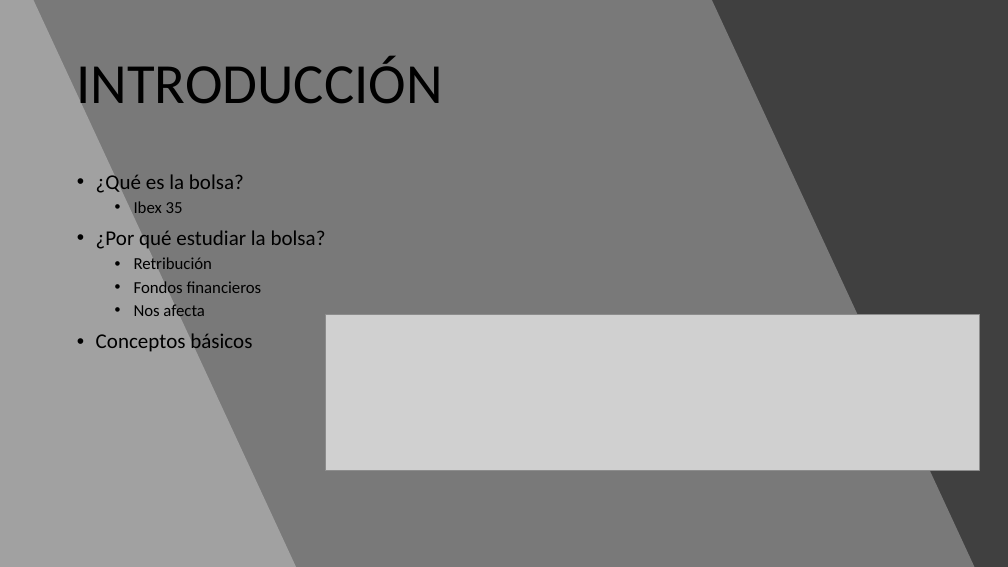
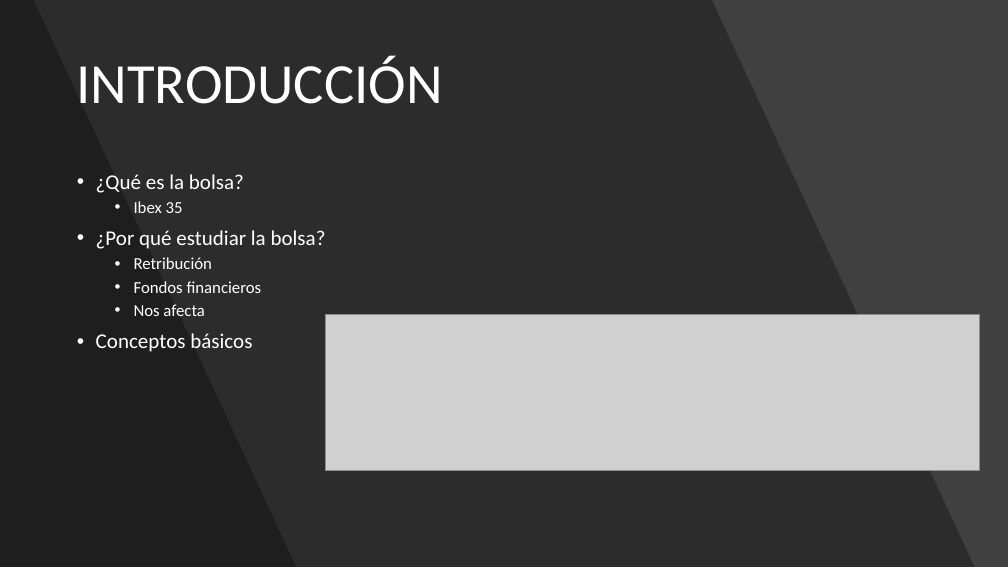
Before and after one commit to adrigrillo/IBEXPredictor, a slide deck: slide 2 of docs/PresentacionFinal.pptx. Drawn at 1008x567 pixels with LibreOffice and Linux fonts; fonts in the diff are those of the drawing; grey boxes stand for pictures. Boxes give left, top, right and bottom in pixels: in the first picture for what was removed or moved away, otherwise in the second. Text is boxed around its words. In the diff, an @@ line names an element or a change of style, - is before the commit and + after.

```diff
--- a/docs/PresentacionFinal.pptx
+++ b/docs/PresentacionFinal.pptx
@@ background #FFFFFF to #000000 @@
@@ freeform shape at <box>0,0,975,567</box>: fill #FFFFFF at 30% opacity to #000000 at 30% opacity @@
@@ freeform shape at <box>0,0,296,567</box>: fill #FFFFFF at 30% opacity to #000000 at 30% opacity @@
@@ title "INTRODUCCIÓN" at <box>76,55,442,104</box>: text colour #000000 to #FFFFFF @@
@@ text "¿Qué es la bolsa?" at <box>96,174,326,352</box>: text colour #000000 to #FFFFFF @@
```
Also in this commit, not shown: 5 other slides changed, 1 slide added.
